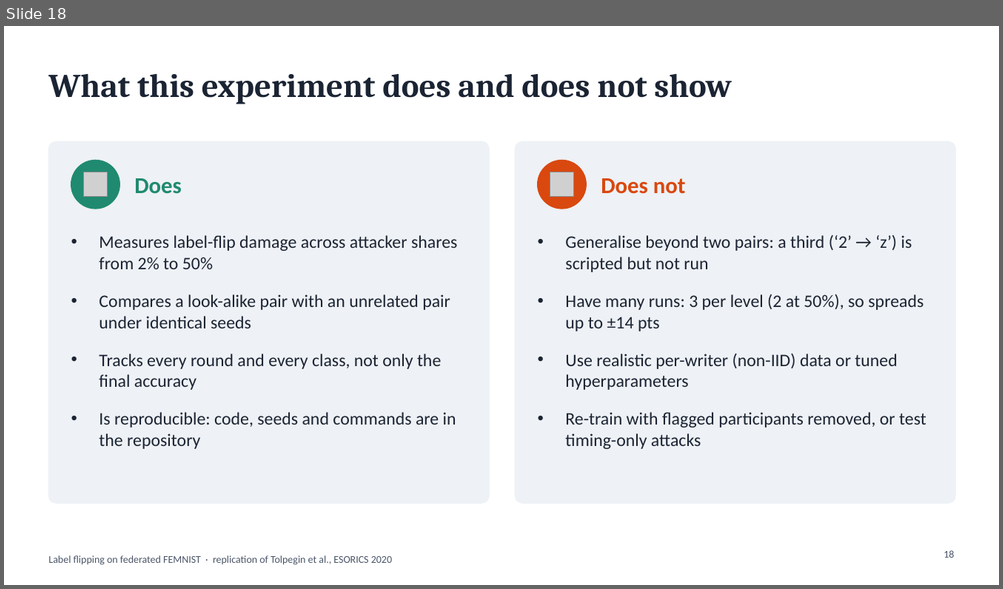
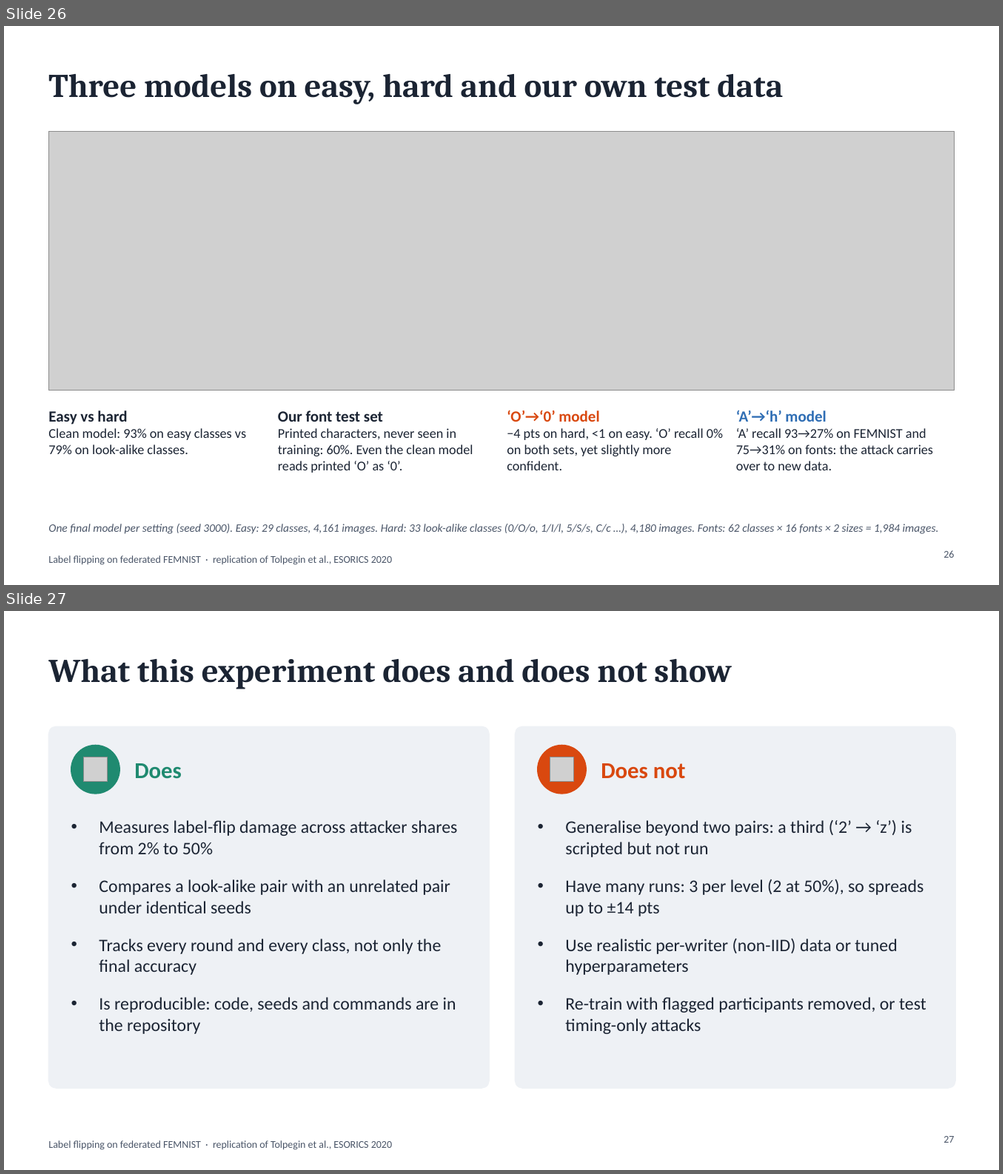
Before and after one commit to wetthamm/FederatedLearning, a slide deck: writeup/FEMNIST_label_flipping.pptx. Shown one above the other, each under a label of ours: slide 18 before the commit, slides 26 and 27 after it. The pictures are 1003x589 and 1003x1174 pixels, drawn with LibreOffice and Linux fonts; fonts in the diff are those of the drawing; grey boxes stand for pictures. Boxes give left, top, right and bottom in pixels: in the first picture for what was removed or moved away, otherwise in the second. Text is boxed around its words. In the diff, an @@ line names an element or a change of style, - is before the commit and + after.

```diff
--- a/writeup/FEMNIST_label_flipping.pptx
+++ b/writeup/FEMNIST_label_flipping.pptx
@@ slide 26 added at bbox=[4, 26, 999, 585], background #FFFFFF; not listed: 1 template element that a slide beside it also shows @@
@@ title added at bbox=[48, 74, 782, 104], 32 pt, text #1B2433, bold @@
+Three models on easy, hard and our own test data
@@ picture added at bbox=[48, 131, 954, 391] @@
@@ text added at bbox=[48, 411, 246, 454], 13 pt, text #1B2433 @@
+Easy vs hard
+Clean model: 93% on easy classes vs 79% on look-alike classes.
@@ text added at bbox=[278, 411, 473, 473], 13 pt, text #1B2433 @@
+Our font test set
+Printed characters, never seen in training: 60%. Even the clean model reads printed ‘O’ as ‘0’.
@@ text added at bbox=[506, 410, 723, 471], 13 pt, text #1B2433 @@
+‘O’→‘0’ model
+−4 pts on hard, <1 on easy. ‘O’ recall 0% on both sets, yet slightly more confident.
@@ text added at bbox=[736, 410, 933, 471], 13 pt, text #1B2433 @@
+‘A’→‘h’ model
+‘A’ recall 93→27% on FEMNIST and 75→31% on fonts: the attack carries over to new data.
@@ text added at bbox=[48, 524, 939, 534], 11 pt, text #4A5568, italic @@
+One final model per setting (seed 3000). Easy: 29 classes, 4,161 images. Hard: 33 look-alike classes (0/O/o, 1/I/l, 5/S/s, C/c …), 4,180 images. Fonts: 62 classes × 16 fonts × 2 sizes = 1,984 images.
@@ page number added at bbox=[943, 551, 953, 558], 10 pt, text #4A5568 @@
+26
@@ what was slide 18 is now slide 27 @@
@@ page number at bbox=[943, 1136, 953, 1143]: text changed @@
-18
+27
```
Also in this commit, not shown: 10 other slides added, 27 other files.
